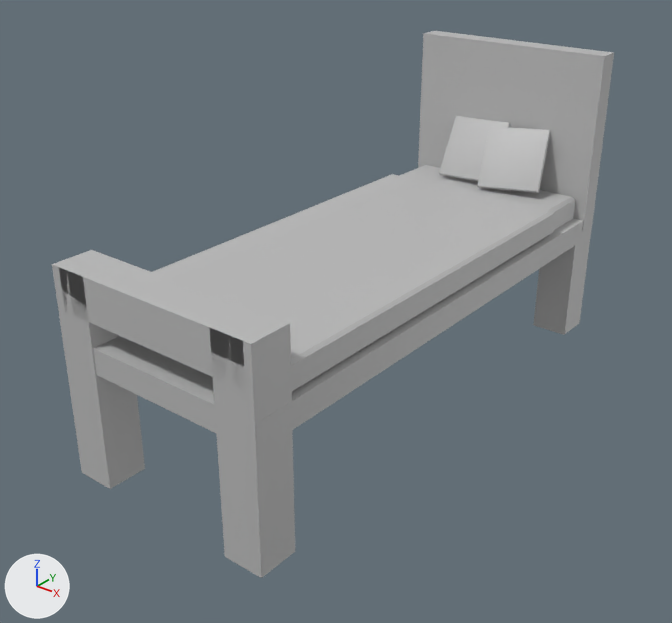
Renders of the FBX model Narrative/Assets/Meshes/Bed_Wood_001.fbx from each side of a commit.
One viewpoint serves both versions: a camera (50 mm lens) standing at (2.28, -2.95, 2.87) and looking at (-0.03, -0.08, 1.09). Lighting does not change. The marker at lower left points along +X, +Y and +Z. Where no turn or scale is listed for an object, it has been applied to the vertices.

In view in the first picture: 'Bed_Wood_001'.
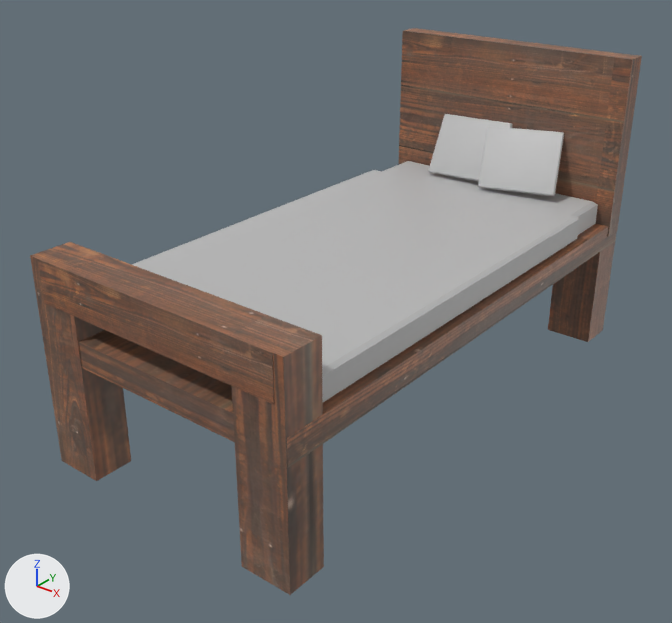
Edits to the scene script, one JSON object a line:
```json
{"op": "add", "block": "img_wood_floor_001_png", "code": ["img_wood_floor_001_png = load_image('Wood_Floor_001.png', '../Textures/Wood_Floor_001.png', 512, 512, 'sRGB')"]}
{"op": "remove", "block": "mat_wood", "code": "mat_wood.base_color = (0.5, 0.5, 0.5)  # grey #bcbcbc"}
{"op": "add", "block": "mat_wood", "code": "mat_wood.texture = img_wood_floor_001_png"}
{"block": "me_mesh", "where": "me_mesh.from_pydata(...)  # 120 vertices, 102 faces; spans x -0.5..0.5, y -1.25..1.25, z -0.05..1.39"}
{"block": "me_mesh", "where": "# used by ob_bed_wood_001; location = (0.002, 0.104, 0.667)"}
{"block": "me_mesh", "change": "me_mesh part 1: the whole mesh is scaled about its middle by (1.27, 1, 1)"}
```

What differs and where, as boxes (x1, y1, x2, y2) in the pictures (672 x 623 px):
```json
{"object": "Bed_Wood_001", "change": "surface changed, mesh rescaled", "before": [52, 31, 614, 578], "after": [30, 28, 642, 595], "on screen": "grey to brown, 9% wider"}
```
